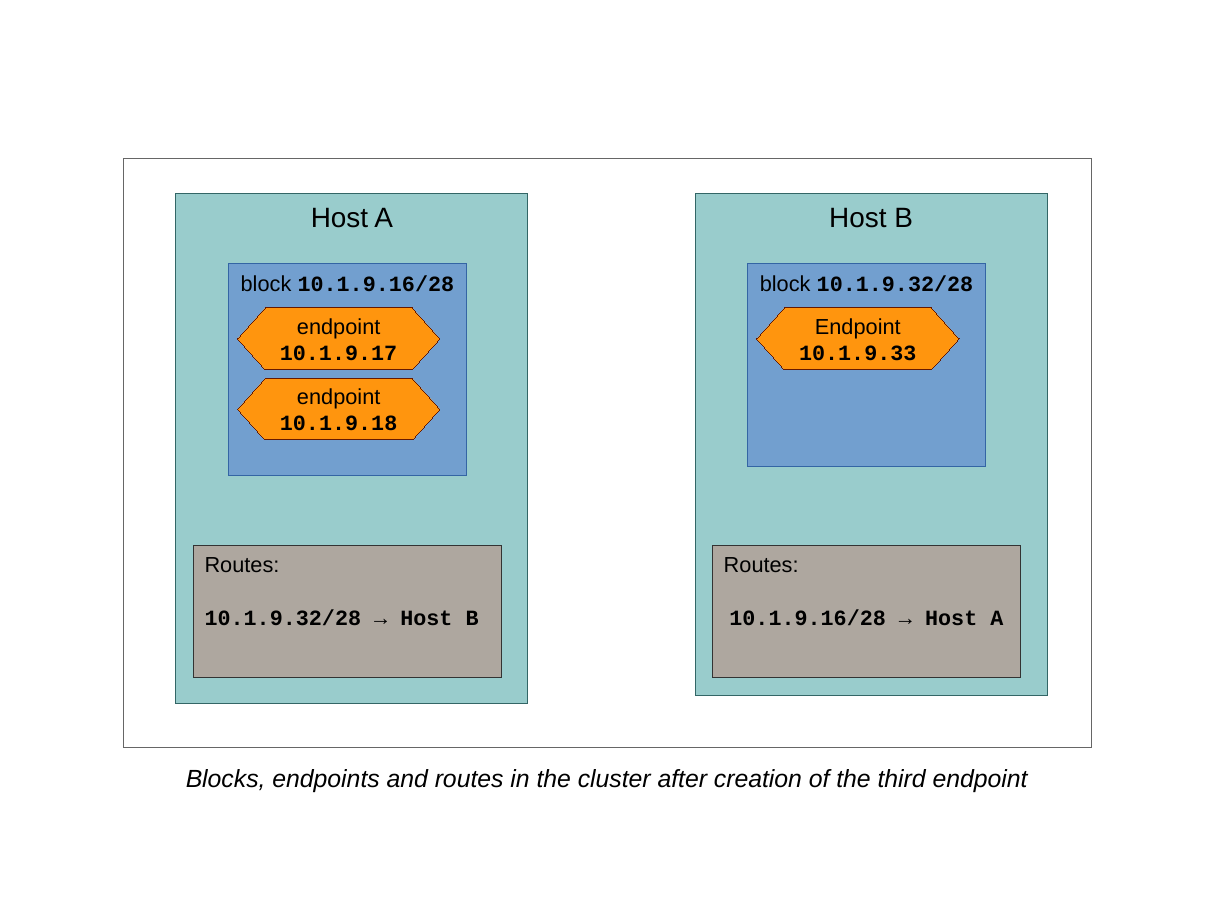
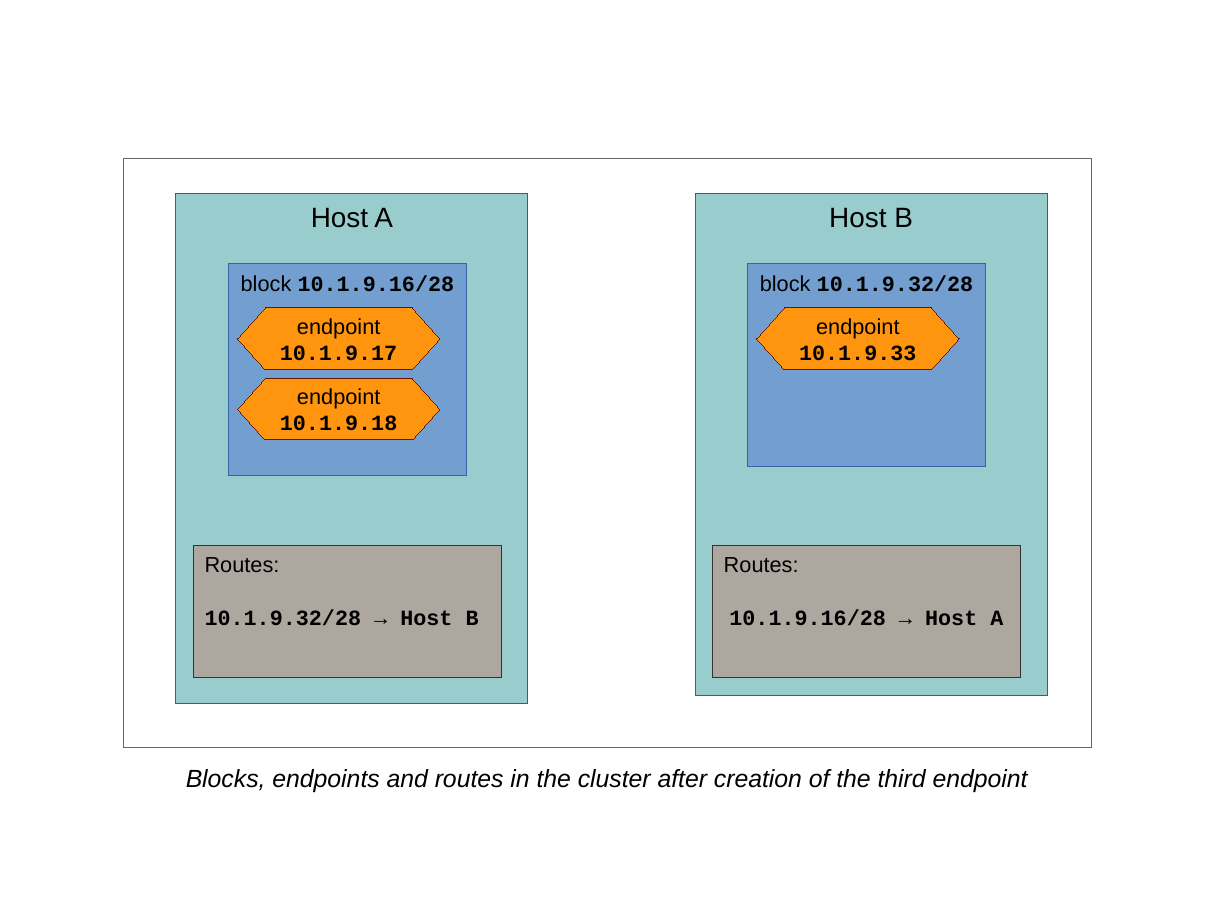
Before and after one commit to romana/romana, a slide deck: slide 1 of docs/romana/img/slides.odp. Drawn at 1232x924 pixels with LibreOffice and Linux fonts; fonts in the diff are those of the drawing. Boxes give left, top, right and bottom in pixels: in the first picture for what was removed or moved away, otherwise in the second. Text is boxed around its words. In the diff, an @@ line names an element or a change of style, - is before the commit and + after.

```diff
--- a/docs/romana/img/slides.odp
+++ b/docs/romana/img/slides.odp
@@ text in hexagon at <box>799,318,916,361</box>: text changed @@
-Endpoint
-10.1.9.33
+endpoint
+10.1.9.33
```
Also in this commit, not shown: 1 slide added, 3 other files.
